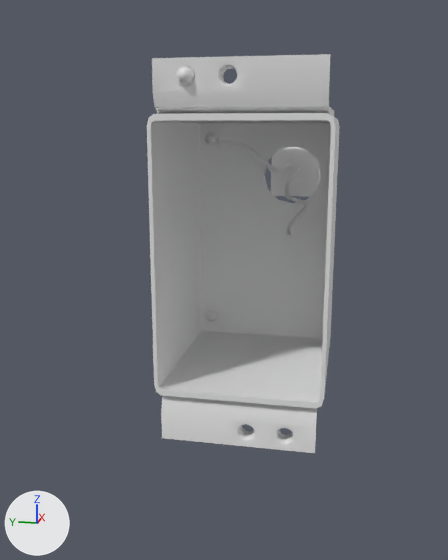
The Blender file Models/elevator_button_panel_connector.blend, before and after one commit.
The view is the same before and after, from a 50 mm lens placed at (-1.845, -0.273, 0.336), pointed at (-0.077, 0.081, -0.106). Arrows for +X, +Y and +Z are at lower left; the lights stay in place. The same objects are shown in both versions, whatever each file hides.
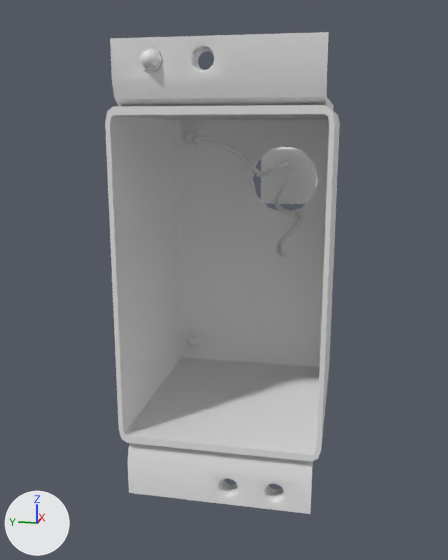
Boxes [x1, y1, x2, y2] around the edits, measured in the pictures (448 x 560 px):
'Cube.024', moved
    before: [147, 113, 340, 409]
    after: [105, 105, 340, 462]
'Cube.025', moved
    before: [152, 54, 334, 116]
    after: [110, 32, 334, 110]
'Cube.026', moved
    before: [161, 396, 317, 453]
    after: [128, 443, 313, 514]
'Cube', moved
    before: [271, 147, 321, 197]
    after: [261, 147, 318, 204]
'wire1_mesh.001', moved
    before: [215, 137, 292, 172]
    after: [191, 135, 289, 177]
'wire2_mesh.001', moved
    before: [284, 168, 307, 236]
    after: [274, 172, 302, 256]
'screw1.001', moved
    before: [175, 65, 194, 86]
    after: [138, 47, 162, 72]

What changed in the scene script:
```text
Change ob_cube_024:
    ob_cube_024.location: (0.013, 0.008, -0.02) -> (-0.284, 0.002, -0.011)
Change ob_cube_025:
    ob_cube_025.location: (-0.022, 0.008, 0.396) -> (-0.319, 0.002, 0.404)
Change ob_cube_026:
    ob_cube_026.location: (-0.022, 0.008, -0.436) -> (-0.319, 0.002, -0.428)
Change ob_screw1_001:
    ob_screw1_001.location: (-0.261, 0.144, 0.462) -> (-0.558, 0.139, 0.471)
Change ob_cube:
    ob_cube.location: (0.418, -0.086, 0.185) -> (0.12, -0.092, 0.193)
Change ob_wire1_mesh_001:
    ob_wire1_mesh_001.location: (0.179, -0.017, 0.136) -> (-0.143, -0.023, 0.144)
Change ob_wire2_mesh_001:
    ob_wire2_mesh_001.location: (0.158, -0.039, 0.116) -> (-0.145, -0.044, 0.117)
```
